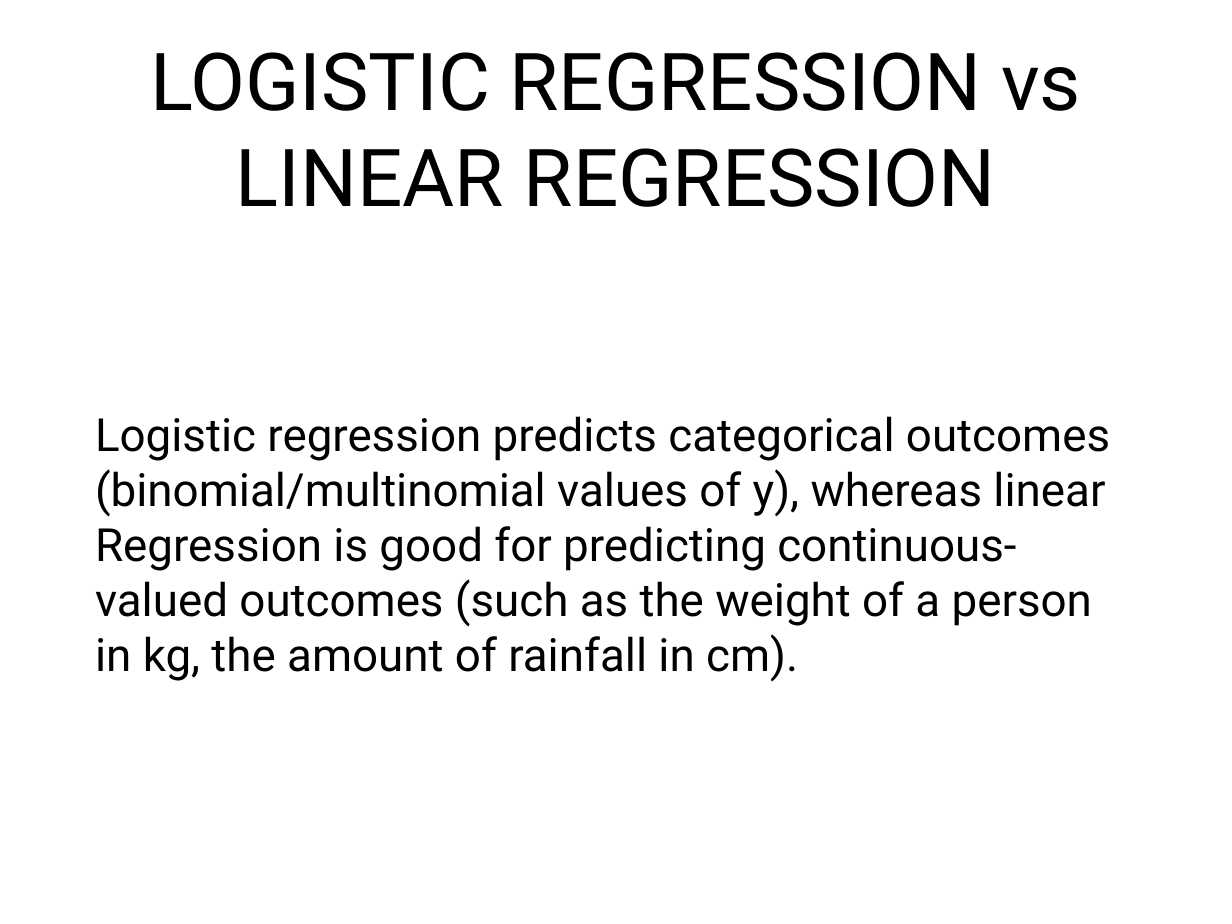
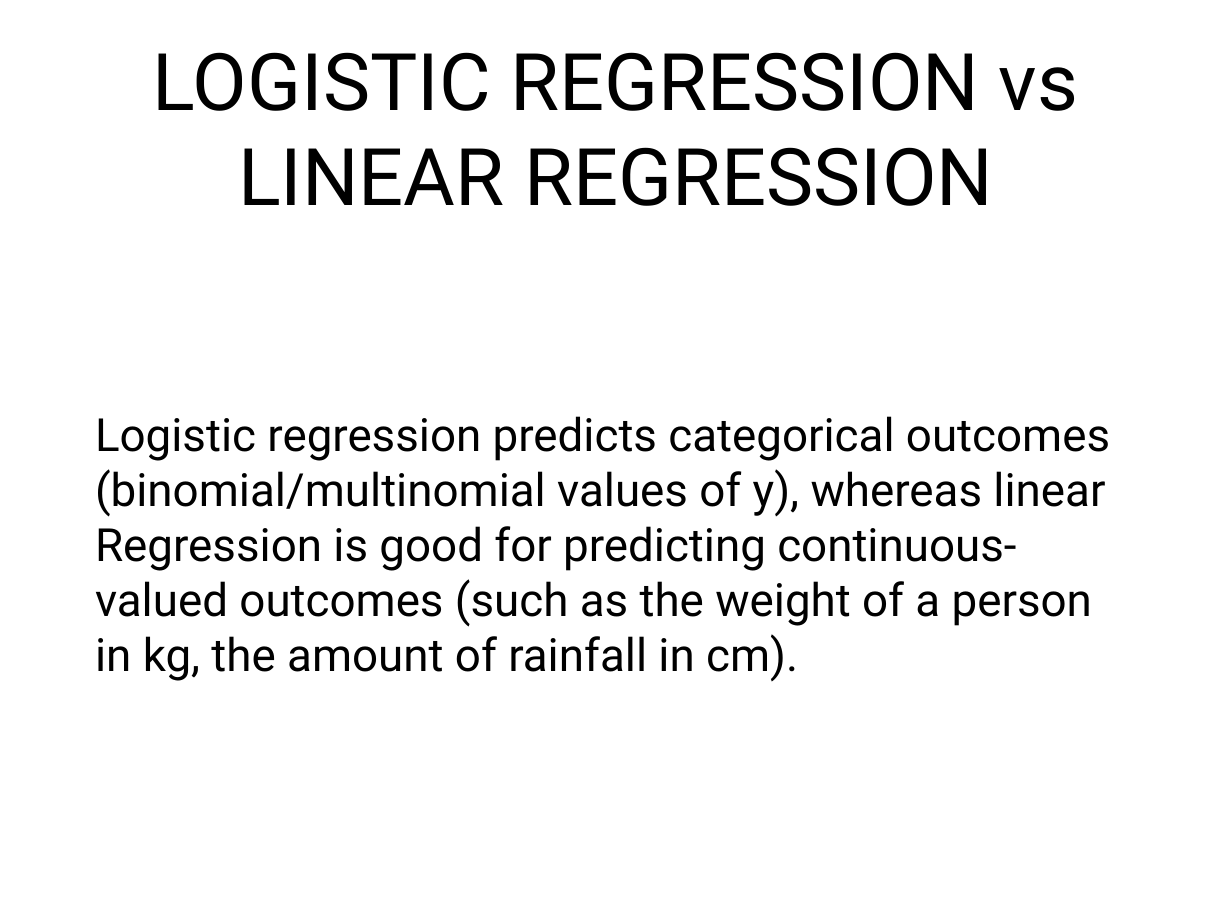
Before and after one commit to NidhxGupta/PESU-I-O-ML-PROJECT, a slide deck: slide 4 of PESU I:O ML PROJECT.pptx. Drawn at 1232x924 pixels with LibreOffice and Linux fonts; fonts in the diff are those of the drawing. Boxes give left, top, right and bottom in pixels: in the first picture for what was removed or moved away, otherwise in the second. Text is boxed around its words. In the diff, an @@ line names an element or a change of style, - is before the commit and + after.

```diff
--- a/PESU I:O ML PROJECT.pptx
+++ b/PESU I:O ML PROJECT.pptx
@@ title "LOGISTIC REGRESSION vs LINEAR REGRESSION" at <box>153,52,1078,206</box>: size 66.4 to 66 pt @@
```
Also in this commit, not shown: 1 other slide changed, 1 slide added, 2 slides removed.
